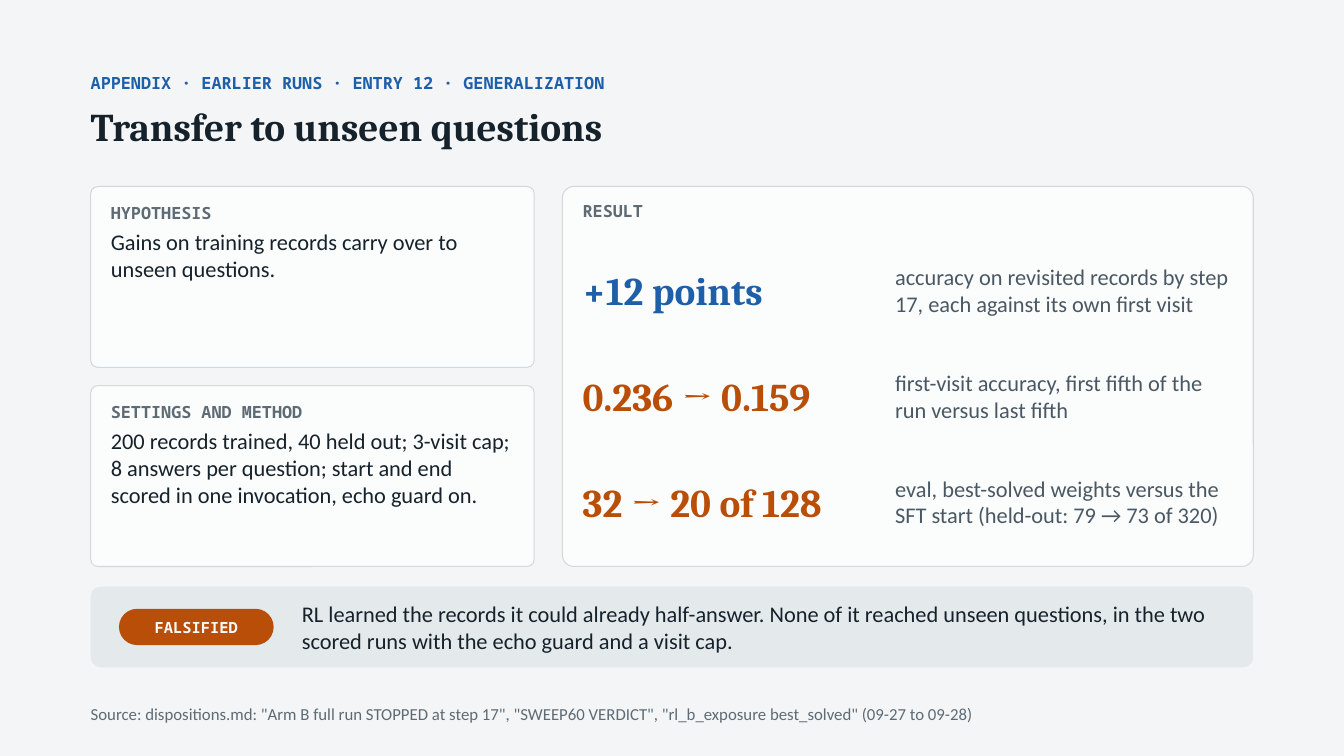
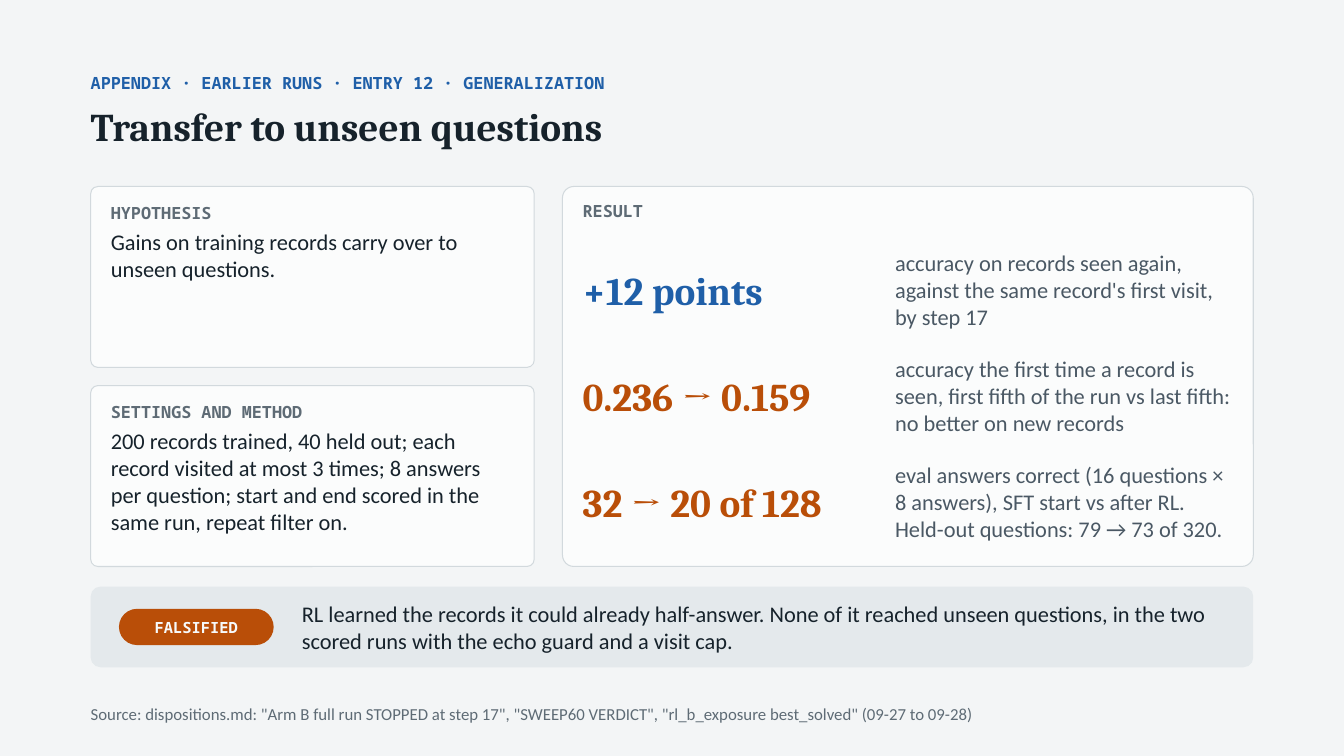
Before and after one commit to thistleknot/rl_v2_share, a slide deck: slide 25 of docs/RL_V2_rl.pptx. Drawn at 1344x756 pixels with LibreOffice and Linux fonts; fonts in the diff are those of the drawing. Boxes give left, top, right and bottom in pixels: in the first picture for what was removed or moved away, otherwise in the second. Text is boxed around its words. In the diff, an @@ line names an element or a change of style, - is before the commit and + after.

```diff
--- a/docs/RL_V2_rl.pptx
+++ b/docs/RL_V2_rl.pptx
@@ text at (895,255,1213,329): text changed @@
-accuracy on revisited records by step 17, each against its own first visit
+accuracy on records seen again, against the same record's first visit, by step 17
@@ text at (895,361,1230,431): text changed @@
-first-visit accuracy, first fifth of the run versus last fifth
+accuracy the first time a record is seen, first fifth of the run vs last fifth: no better on new records
@@ text at (111,433,480,534): text changed @@
-200 records trained, 40 held out; 3-visit cap; 8 answers per question; start and end scored in one invocation, echo guard on.
+200 records trained, 40 held out; each record visited at most 3 times; 8 answers per question; start and end scored in the same run, repeat filter on.
@@ text at (895,467,1223,541): text changed @@
-eval, best-solved weights versus the SFT start (held-out: 79 → 73 of 320)
+eval answers correct (16 questions × 8 answers), SFT start vs after RL. Held-out questions: 79 → 73 of 320.
```
Also in this commit, not shown: 9 other slides changed.
